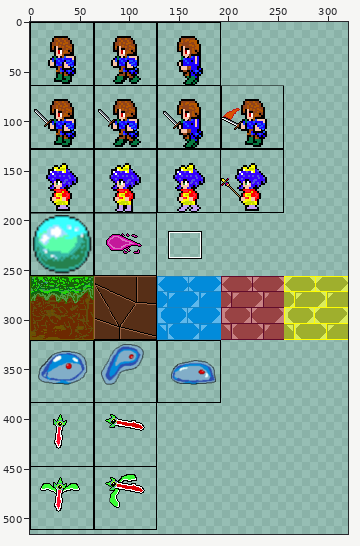
Two states of a sprite sheet, KansyaTeamGame2/image.png. Above: a wide view before the commit, with the close-up outlined.
Close-up. Old version:
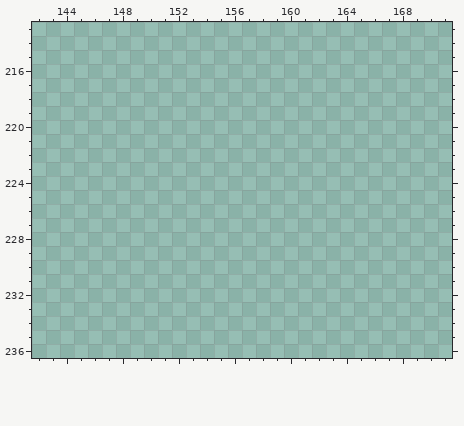
The file is 320x576 pixels. Pixels under 10% opacity are left out. Colours within 5 levels of each other are drawn and written as one. Shown: x 142..171, y 213..236. The wide view leaves out empty margins.
Palette (. is transparent): 
Once edited:
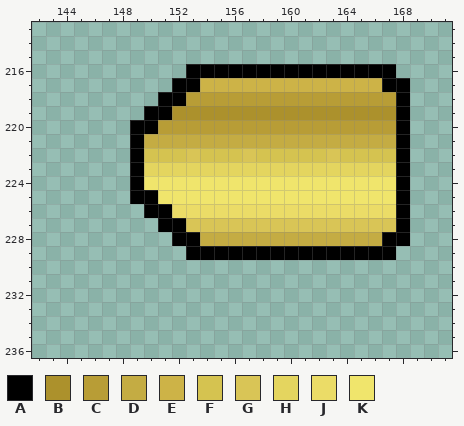
Colours new in this view: A #000000  B #ac912c  C #b89d36  D #c4ac43  E #cdb347  F #d5c350  G #d9c556  H #e4d55f  J #ebdc67  K #f0e56c
Changes in this commit:
{"y":216,"x":153,"old":"...............","new":"AAAAAAAAAAAAAAA"}
{"y":217,"x":152,"old":".................","new":"AAEEEEEEEEEEEEEAA"}
{"y":218,"x":151,"old":"..................","new":"AACCCCCCCCCCCCCCCA"}
{"y":219,"x":150,"old":"...................","new":"AABBBBBBBBBBBBBBBBA"}
{"y":220,"x":149,"old":"....................","new":"AACCCCCCCCCCCCCCCCCA"}
{"y":221,"x":149,"old":"....................","new":"ADDDDDDDDDDDDDDDDDDA"}
{"y":222,"x":149,"old":"....................","new":"AFFFGFFFGFFFFFGFFFFA"}
{"y":223,"x":149,"old":"....................","new":"AHHHHHHHHHHHHHHHHHHA"}
{"y":224,"x":149,"old":"....................","new":"AKKKKKKKKKKKKKKKKKKA"}
{"y":225,"x":149,"old":"....................","new":"AAKKKKKKKKKKKKKKKKKA"}
{"y":226,"x":150,"old":"...................","new":"AAJJJJJJJJJJJJJJJJA"}
{"y":227,"x":151,"old":"..................","new":"AAGGGGGGGGGGGGGGGA"}
{"y":228,"x":152,"old":".................","new":"AADDDDDDDDDDDDDAA"}
{"y":229,"x":153,"old":"...............","new":"AAAAAAAAAAAAAAA"}
